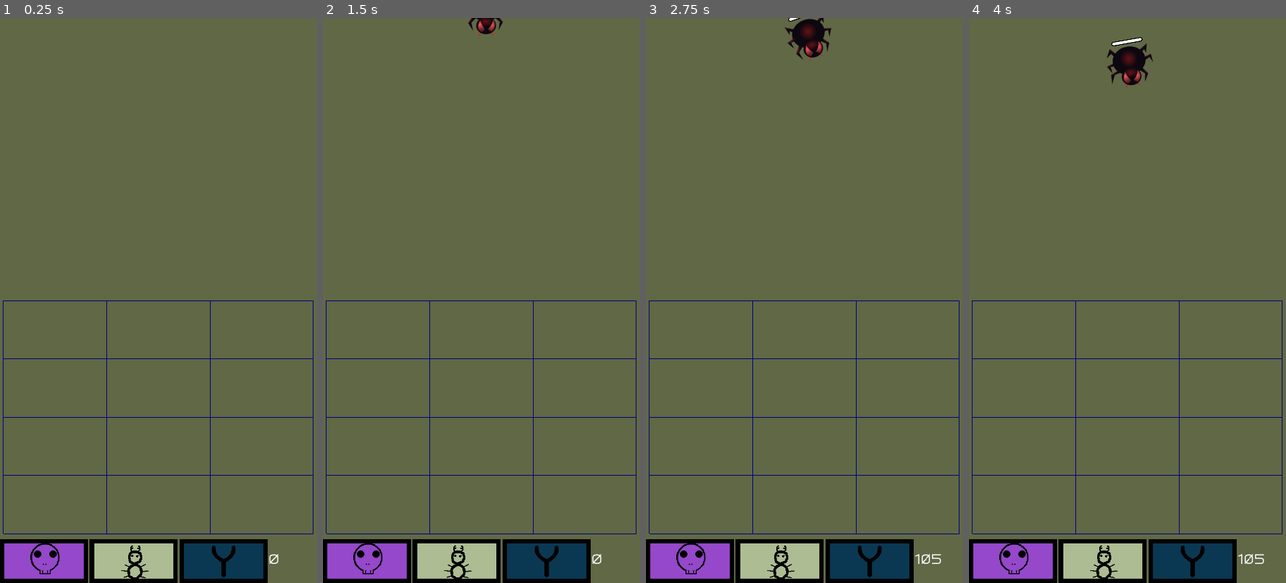
Above: before the commit, frames 1-4 (left to right).
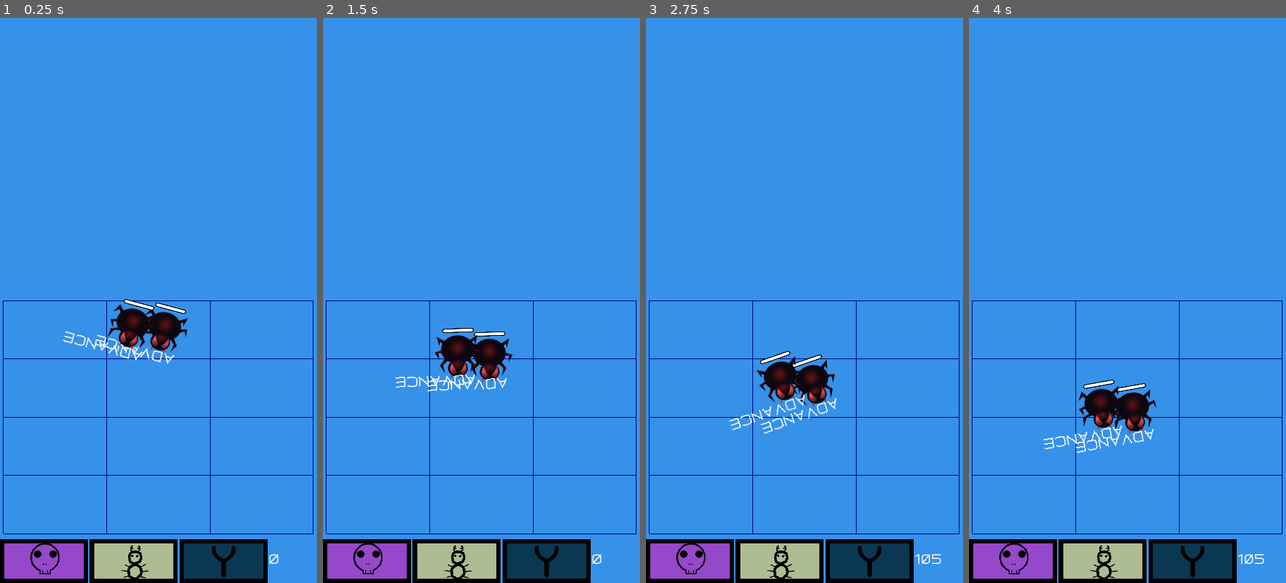
Above: after the commit, the same moments.

Repository: algch/Pest-Control
Game: Godot game, scene res://game_modes/Waves.tscn
Two runs of this game, one before a commit and one after it. Both use one fixed random seed, a clock stepped at 60 frames per second and the inputs below.
Inputs (mouse positions are in pixels of both pictures, inside the frame that each line leads up to):
- Up to frame 1 (0.25 s): no input
- Up to frame 2 (1.5 s): click (367, 560) at 0.5 s; click (456, 560) at 1.25 s
- Up to frame 3 (2.75 s): click (871, 560) at 2 s
- Up to frame 4 (4 s): click (1013, 560) at 2.75 s; click (1102, 560) at 3.5 s

The runs differ from the first frame. In frame 1, 93% of the frame differs, in the area x 0-100%, y 0-100%; in frame 2, 93%; in frame 3, 93%; in frame 4, 93%.

Commit message:
added frog and improved spider movement

Diff:
--- a/enemies/Enemy.gd
+++ b/enemies/Enemy.gd
@@ -26,3 +26,29 @@
 	self.poison_damage = poisoner.poison_damage
 	self.poisoned_timer.set_wait_time(poisoner.poison_time)
 	self.poisoned_timer.start()
+
+func _on_DetectionArea_body_entered(body):
+	if not body.has_method("handle_melee_attack"):
+		return
+	if body.team == self.team:
+		return
+
+	self.current_objective = body
+	self.current_state = STATE.APPROACH
+
+func _on_AttackTimer_timeout():
+	if not is_instance_valid(self.current_objective) or not $AttackArea.overlaps_body(self.current_objective):
+		$AttackTimer.stop()
+		self.current_state = STATE.ADVANCE
+		self.current_objective = null
+		return
+
+	self.current_objective.handle_melee_attack(self)
+	if not is_instance_valid(self.current_objective) or self.current_objective.health <= 0:
+		$AttackTimer.stop()
+		self.current_state = STATE.ADVANCE
+		self.current_objective = null
+		return
+
+	$AttackTimer.start()
+	$AnimatedSprite.play("attack")
--- a/enemies/spider/Spider.tscn
+++ b/enemies/spider/Spider.tscn
@@ -48,22 +48,30 @@
 [ext_resource path="res://enemies/spider/animations/attack/Spider_Attack0013.png" type="Texture" id=46]
 [ext_resource path="res://enemies/spider/animations/attack/Spider_Attack0012.png" type="Texture" id=47]
 [ext_resource path="res://enemies/spider/animations/attack/Spider_Attack0001.png" type="Texture" id=48]
+[ext_resource path="res://fonts/gearus/GearusBold.otf" type="DynamicFontData" id=49]
 
 [sub_resource type="SpriteFrames" id=1]
 animations = [ {
+"frames": [ ExtResource( 48 ), ExtResource( 27 ), ExtResource( 26 ), ExtResource( 28 ), ExtResource( 25 ), ExtResource( 24 ), ExtResource( 43 ), ExtResource( 23 ), ExtResource( 22 ), ExtResource( 20 ), ExtResource( 21 ), ExtResource( 47 ), ExtResource( 46 ), ExtResource( 44 ), ExtResource( 45 ), ExtResource( 39 ), ExtResource( 40 ), ExtResource( 41 ), ExtResource( 42 ), ExtResource( 37 ), ExtResource( 36 ), ExtResource( 38 ), ExtResource( 33 ), ExtResource( 34 ), ExtResource( 29 ), ExtResource( 35 ), ExtResource( 32 ), ExtResource( 30 ), ExtResource( 31 ) ],
+"loop": true,
+"name": "attack",
+"speed": 28.0
+}, {
 "frames": [ ExtResource( 2 ), ExtResource( 1 ), ExtResource( 13 ), ExtResource( 15 ), ExtResource( 16 ), ExtResource( 1 …(190 unchanged characters)…
 "loop": true,
 "name": "walk",
 "speed": 15.0
-}, {
-"frames": [ ExtResource( 48 ), ExtResource( 27 ), ExtResource( 26 ), ExtResource( 28 ), ExtResource( 25 ), ExtResource( 24 ), ExtResource( 43 ), ExtResource( 23 ), ExtResource( 22 ), ExtResource( 20 ), ExtResource( 21 ), ExtResource( 47 ), ExtResource( 46 ), ExtResource( 44 ), ExtResource( 45 ), ExtResource( 39 ), ExtResource( 40 ), ExtResource( 41 ), ExtResource( 42 ), ExtResource( 37 ), ExtResource( 36 ), ExtResource( 38 ), ExtResource( 33 ), ExtResource( 34 ), ExtResource( 29 ), ExtResource( 35 ), ExtResource( 32 ), ExtResource( 30 ), ExtResource( 31 ) ],
-"loop": true,
-"name": "attack",
-"speed": 28.0
 } ]
 
 [sub_resource type="CircleShape2D" id=2]
 radius = 56.0
+
+[sub_resource type="RectangleShape2D" id=5]
+extents = Vector2( 16, 24 )
+
+[sub_resource type="DynamicFont" id=4]
+size = 30
+font_data = ExtResource( 49 )
 
 [node name="Spider" type="KinematicBody2D"]
 collision_layer = 2
@@ -93,13 +101,38 @@
 }
 
 [node name="ObjectiveChecker" type="RayCast2D" parent="."]
+position = Vector2( 32, 0 )
 enabled = true
-cast_to = Vector2( 100, 0 )
+cast_to = Vector2( 70, 0 )
 
 [node name="ObjectiveCheckTimer" type="Timer" parent="."]
 wait_time = 0.5
 autostart = true
 
 [node name="AttackTimer" type="Timer" parent="."]
+
+[node name="DetectionArea" type="Area2D" parent="."]
+
+[node name="CollisionPolygon2D" type="CollisionPolygon2D" parent="DetectionArea"]
+polygon = PoolVector2Array( 0, 0, 0, -40, 64, -48, 88, -32, 96, 0, 88, 32, 64, 48, 0, 40 )
+
+[node name="AttackArea" type="Area2D" parent="."]
+position = Vector2( 72, 0 )
+
+[node name="CollisionShape2D" type="CollisionShape2D" parent="AttackArea"]
+shape = SubResource( 5 )
+
+[node name="Label" type="Label" parent="."]
+margin_left = 88.0
+margin_top = -40.0
+margin_right = 219.0
+margin_bottom = -10.0
+rect_rotation = 90.0
+custom_fonts/font = SubResource( 4 )
+text = "ADVANCE"
+__meta__ = {
+"_edit_use_anchors_": false
+}
 [connection signal="timeout" from="ObjectiveCheckTimer" to="." method="_on_ObjectiveCheckTimer_timeout"]
 [connection signal="timeout" from="AttackTimer" to="." method="_on_AttackTimer_timeout"]
+[connection signal="body_entered" from="DetectionArea" to="." method="_on_DetectionArea_body_entered"]
--- a/entities/WalkingCharacter.gd
+++ b/entities/WalkingCharacter.gd
@@ -2,10 +2,13 @@
 
 enum STATE {
 	ADVANCE,
+	APPROACH,
 	ATTACK,
 	KNOCKBACK,
 	STAGGER,
 }
+
+const HALF_PI = PI / 2
 
 var rotation_delta = deg2rad(1)
 var rotation_extents = deg2rad(22.5)
@@ -43,32 +46,31 @@
 	if current_state == new_state:
 		return
 
+	var text = ""
 	match new_state:
 		STATE.ADVANCE:
 			$AnimatedSprite.play("walk")
-			$ObjectiveCheckTimer.start()
+			text = "ADVANCE"
 		STATE.KNOCKBACK:
 			self.kb_timer.set_wait_time(knockback_time)
 			self.kb_timer.start()
 			$AnimatedSprite.stop()
+			text = "KNOCKBACK"
 		STATE.STAGGER:
 			self.kb_timer.set_wait_time(stagger_time)
 			self.kb_timer.start()
 			$AnimatedSprite.stop()
+			text = "STAGGER"
 		STATE.ATTACK:
 			$AnimatedSprite.play("attack")
 			$AttackTimer.start()
+			text = "ATTACK"
+		STATE.APPROACH:
+			$AnimatedSprite.play("walk")
+			text = "APPROACH"
 
+	$Label.set_text(text)
 	current_state = new_state
-
-func _on_AttackTimer_timeout():
-	if not is_instance_valid(self.current_objective):
-		$AttackTimer.stop()
-		return
-
-	self.current_objective.handle_melee_attack(self)
-	$AttackTimer.start()
-	$AnimatedSprite.play("attack")
 
 func _on_kb_timer_timeout():
 	self.kb_timer.stop()
@@ -88,14 +90,48 @@
 		STATE.STAGGER:
 			pass
 		STATE.ATTACK:
-			do_check_objective()
+			pass
+		STATE.APPROACH:
+			do_approach(delta)
+
+func do_approach(delta):
+	if not self.current_objective or not is_instance_valid(current_objective):
+		self.current_state = STATE.ADVANCE
+		self.current_objective = null
+		return
+
+	var dir_to_objective = self.current_objective.global_position - self.global_position
+	var distance_to_objective = dir_to_objective.length()
+	var min_attack_dist = $CollisionShape2D.shape.radius + self.current_objective.get_node("CollisionShape2D").shape.radius + 10
+	if distance_to_objective <= min_attack_dist:
+		self.current_state = STATE.ATTACK
+		return
+
+	var dir_angle = self.direction.angle()
+	if dir_angle <= dir_to_objective.angle() - deg2rad(10):
+		self.direction = self.direction.rotated(abs(rotation_delta))
+	else:
+		self.direction = self.direction.rotated(-abs(rotation_delta))
+
+	self.rotation = self.direction.angle()
+	var motion = self.direction * self.speed * delta
+	move_and_collide(motion)
 
 func do_advance(delta):
 	var init_dir_angle = self.initial_direction.angle()
 	var dir_angle = self.direction.angle()
-	if dir_angle <= init_dir_angle - rotation_extents or dir_angle >= init_dir_angle + rotation_extents:
-		self.rotation_delta *= -1
-	self.direction = self.direction.rotated(rotation_delta)
+	var facing_north = dir_angle < 0
+	if facing_north:
+		self.rotation_delta = abs(self.rotation_delta)
+		if dir_angle <= -HALF_PI:
+			self.rotation_delta *= -1
+	else:
+		if dir_angle >= init_dir_angle + rotation_extents:
+			self.rotation_delta = -abs(rotation_delta)
+		elif dir_angle <= init_dir_angle - rotation_extents:
+			self.rotation_delta = abs(rotation_delta)
+
+	self.direction = self.direction.rotated(self.rotation_delta)
 	self.rotation = self.direction.angle()
 	var motion = direction * speed * delta
 	var _collision = move_and_collide(motion)
@@ -104,12 +140,6 @@
 	var motion = self.kb_dir * self.knockback_speed
 	var _status = move_and_slide(motion)
 
-func do_check_objective():
-	var collider = $ObjectiveChecker.get_collider()
-	if not is_instance_valid(self.current_objective) or collider != self.current_objective:
-		self.current_objective = null
-		$AttackTimer.stop()
-		self.current_state = STATE.ADVANCE
 
 func handle_projectile_collision(projectile, collision):
 	self.kb_dir = projectile.direction.bounce(collision.normal)
@@ -122,16 +152,3 @@
 		return
 
 	self.health -= attacker.melee_damage
-
-func _on_ObjectiveCheckTimer_timeout():
-	var collider = $ObjectiveChecker.get_collider()
-	if not collider:
-		return
-	if not collider.has_method("handle_melee_attack"):
-		return
-	if collider.team == self.team:
-		return
-
-	self.current_objective = collider
-	self.current_state = STATE.ATTACK
-	$ObjectiveCheckTimer.stop()
--- a/game_modes/Waves.tscn
+++ b/game_modes/Waves.tscn
@@ -27,7 +27,10 @@
 [node name="Gui" parent="." instance=ExtResource( 1 )]
 
 [node name="Spider" parent="." instance=ExtResource( 5 )]
-position = Vector2( 368, -104 )
+position = Vector2( 376, 680 )
+
+[node name="Spider2" parent="." instance=ExtResource( 5 )]
+position = Vector2( 304, 672 )
 
 [node name="Sprite" type="Sprite" parent="."]
 
--- a/project.godot
+++ b/project.godot
@@ -61,5 +61,5 @@
 
 [rendering]
 
-environment/default_clear_color=Color( 0.380392, 0.411765, 0.278431, 1 )
+environment/default_clear_color=Color( 0.215686, 0.572549, 0.917647, 1 )
 environment/default_environment="res://default_env.tres"
Binary file changed: draggable_items/slingshot/sprites/slingshot.png
Not shown: 1 places in enemies/spider/Spider.tscn that only renumber resources
